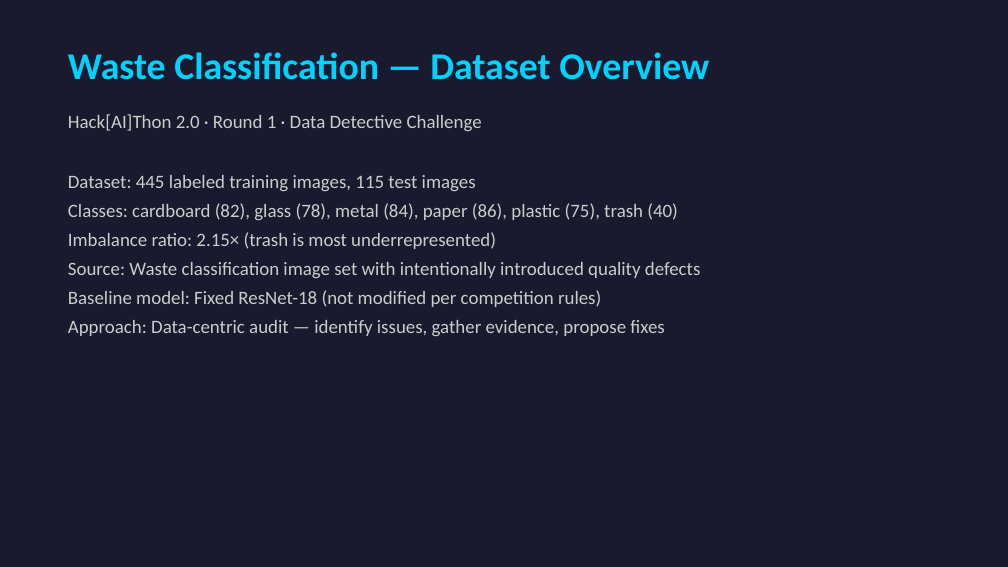
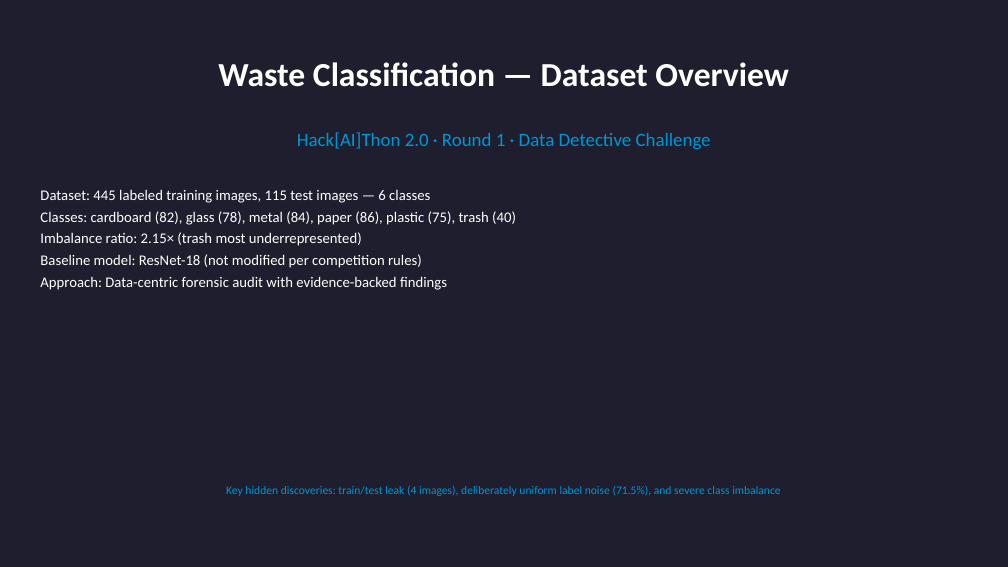
Before and after one commit to adityashirsatrao007/hackaithon-waste-classification, a slide deck: slide 1 of reports/Round1_Data_Detective.pptx. Drawn at 1008x567 pixels with LibreOffice and Linux fonts; fonts in the diff are those of the drawing. Boxes give left, top, right and bottom in pixels: in the first picture for what was removed or moved away, otherwise in the second. Text is boxed around its words. In the diff, an @@ line names an element or a change of style, - is before the commit and + after.

```diff
--- a/reports/Round1_Data_Detective.pptx
+++ b/reports/Round1_Data_Detective.pptx
@@ background #1A1A2E to #1E1E2E @@
@@ text "Waste Classification — Dataset Overview": place and size @@
-text "Waste Classification — Dataset Overview" at box(68, 52, 709, 80)
+text "Waste Classification — Dataset Overview" at box(218, 62, 788, 87)
@@ text "Waste Classification — Dataset Overview" at box(218, 62, 788, 87): size 36 to 32 pt, text colour #00D2FF to #FFFFFF; alignment left to centre @@
@@ text "Hack[AI]Thon 2.0 · Round 1 ...": place and size @@
-text "Hack[AI]Thon 2.0 · Round 1 ..." at box(68, 114, 482, 131)
+text "Hack[AI]Thon 2.0 · Round 1 ..." at box(297, 132, 711, 149)
@@ text "Hack[AI]Thon 2.0 · Round 1 ..." at box(297, 132, 711, 149): text colour #CCCCCC to #0096D6; alignment left to centre @@
@@ text "Dataset: 445 labeled training images, ...": place and size @@
-text "Dataset: 445 labeled training images, ..." at box(68, 175, 701, 336)
+text "Dataset: 445 labeled training images, ..." at box(40, 189, 516, 290)
@@ text at box(40, 189, 430, 203): text changed; size 18 to 14 pt; text colour #CCCCCC to #FFFFFF @@
-Dataset: 445 labeled training images, 115 test images
+Dataset: 445 labeled training images, 115 test images — 6 classes
@@ text at box(40, 232, 447, 290): text changed; size 18 to 14 pt; text colour #CCCCCC to #FFFFFF @@
-Imbalance ratio: 2.15× (trash is most underrepresented)
-Source: Waste classification image set with intentionally introduced quality defects
-Baseline model: Fixed ResNet-18 (not modified per competition rules)
-Approach: Data-centric audit — identify issues, gather evidence, propose fixes
+Imbalance ratio: 2.15× (trash most underrepresented)
+Baseline model: ResNet-18 (not modified per competition rules)
+Approach: Data-centric forensic audit with evidence-backed findings
@@ text at box(40, 211, 516, 225): size 18 to 14 pt, text colour #CCCCCC to #FFFFFF in "Classes: cardboard (82), glass (78), metal (84), ..."; less space between paragraphs @@
@@ text added at box(226, 486, 780, 496), 11 pt, text #0096D6 @@
+Key hidden discoveries: train/test leak (4 images), deliberately uniform label noise (71.5%), and severe class imbalance
```
Also in this commit, not shown: 1 other slide changed, 3 slides added, 3 slides removed, 5 other files.
